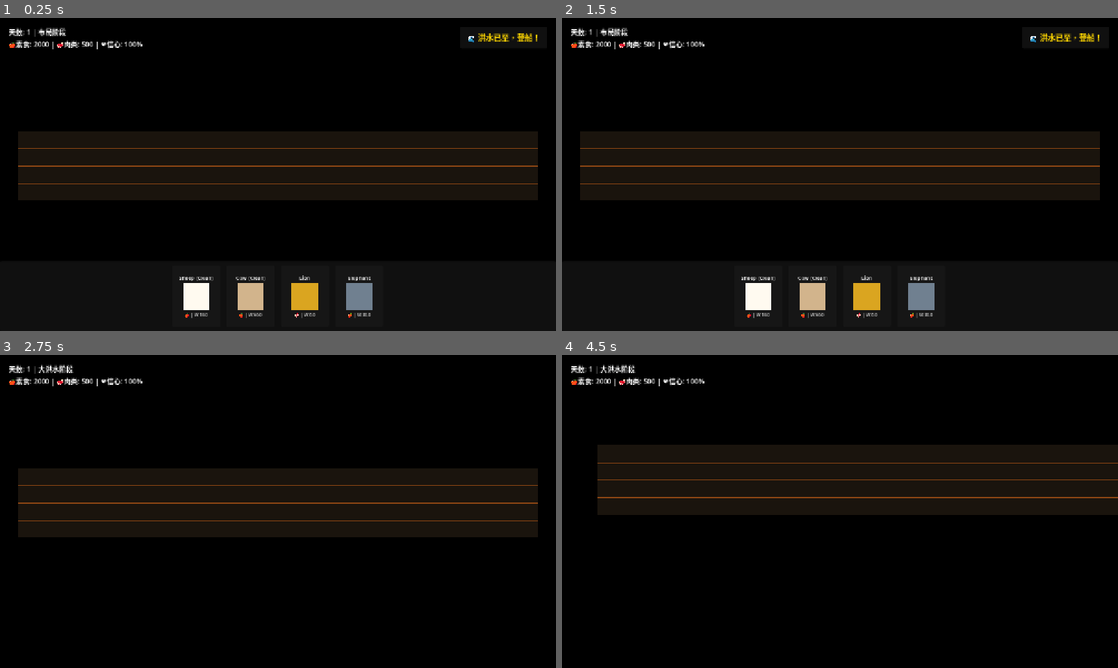
Above: before the commit, frames 1-4 (two rows, left to right).
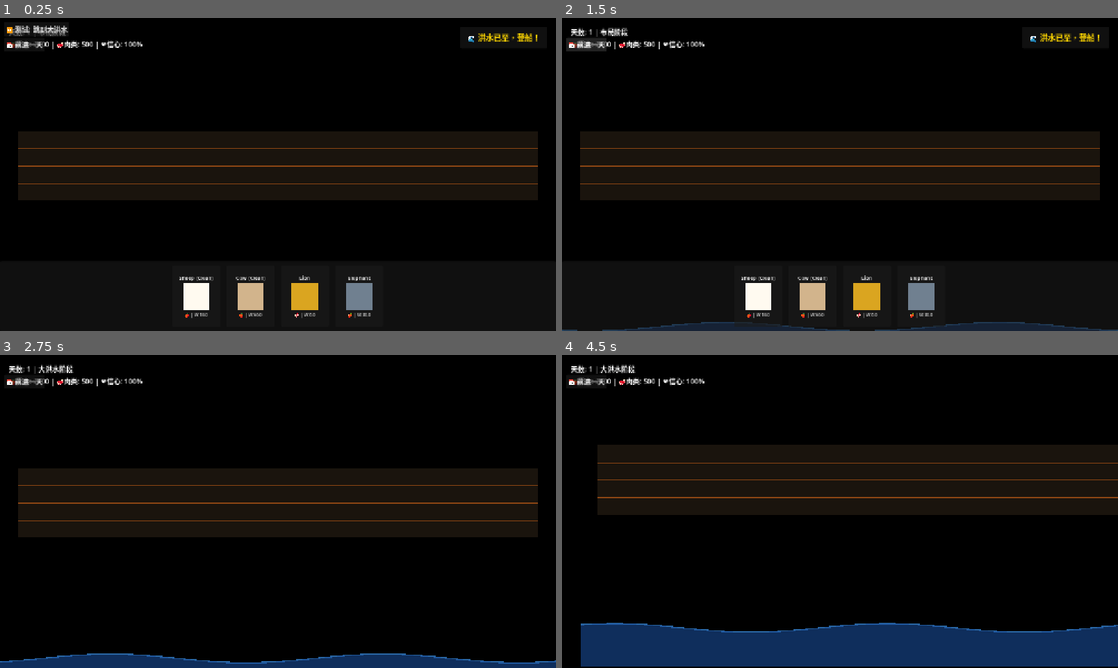
Above: after the commit, the same moments.

Repository: AirtisTech/project_covenant1
Game: Godot game, scene res://scenes/world/ark_scene.tscn
Same seed, same stepped clock (60 frames per second), same inputs: the game is played once before the commit and once after it.
Inputs (mouse positions are in pixels of both pictures, inside the frame that each line leads up to):
- Up to frame 1 (0.25 s): no input
- Up to frame 2 (1.5 s): click (600, 30) at 0.5 s, where only the run after the commit has a clickable "⏩ 测试: 跳到大洪水"; click (584, 43) at 1.25 s, where only the run after the commit has a clickable "📅 前进一天"
- Up to frame 3 (2.75 s): click "🌊 洪水已至，登船！" at 2 s
- Up to frame 4 (4.5 s): click (584, 380) at 2.75 s, where only the run after the commit has a clickable "📅 前进一天"; click (584, 380) at 3.5 s, where only the run after the commit has a clickable "📅 前进一天"; drag from (840, 511) to (895, 442) at 4.27 s

The runs differ from the first frame. In frame 1, 0.4% of the frame differs, in the area x 1-13%, y 2-10%; in frame 2, 1.7%; in frame 3, 3.4%; in frame 4, 12%, in the area x 1-100%, y 7-100%.

Commit message:
Add Phase 2: Flood system foundation
- PhaseManager: handles phase transitions (Preparation -> Deluge -> Drift)
- WaterVisual: renders rising water during flood phase
- DevTestPanel: buttons to test phase transitions

Flood mechanics:
- 40 days of flood
- Dynamic wave simulation
- Storm weather system
- Ark tilt/roll physics

Diff:
--- a/project.godot
+++ b/project.godot
@@ -21,6 +21,7 @@
 
 [autoload]
 
+PhaseManager="*res://scripts/globals/phase_manager.gd"
 TaskManager="*res://scripts/globals/task_manager.gd"
 GameManager="*res://scripts/globals/game_manager.gd"
 SelectionManager="*res://scripts/globals/selection_manager.gd"
--- a/scenes/world/ark_scene.tscn
+++ b/scenes/world/ark_scene.tscn
@@ -1,10 +1,12 @@
-[gd_scene load_steps=6 format=3 uid="uid_ark_int"]
+[gd_scene load_steps=8 format=3 uid="uid_ark_int"]
 
 [ext_resource type="Script" path="res://scripts/world/ark_system.gd" id="1_ark_sys"]
 [ext_resource type="Script" path="res://scripts/ui/hud.gd" id="2_hud"]
 [ext_resource type="Script" path="res://scripts/world/game_camera.gd" id="3_camera"]
 [ext_resource type="Script" path="res://scripts/ui/animal_selector.gd" id="4_selector"]
 [ext_resource type="Script" path="res://scripts/ui/drag_receiver.gd" id="5_drag"]
+[ext_resource type="Script" path="res://scripts/world/water_visual.gd" id="6_water"]
+[ext_resource type="Script" path="res://scripts/ui/dev_test_panel.gd" id="7_dev"]
 
 [node name="ArkInterior" type="Node2D"]
 
@@ -12,6 +14,9 @@
 position = Vector2(640, 360)
 current = true
 script = ExtResource("3_camera")
+
+[node name="WaterVisual" type="Node2D" parent="."]
+script = ExtResource("6_water")
 
 [node name="ArkSystem" type="Node2D" parent="." groups=["ark_system"]]
 script = ExtResource("1_ark_sys")
@@ -105,3 +110,10 @@
 size_flags_vertical = 3
 theme_override_constants/separation = 15
 alignment = 1
+
+[node name="DevTestPanel" type="Control" parent="CanvasLayer"]
+layout_mode = 3
+anchors_preset = 0
+offset_right = 200.0
+offset_bottom = 100.0
+script = ExtResource("7_dev")
--- /dev/null
+++ b/scripts/globals/phase_manager.gd
@@ -0,0 +1,129 @@
+extends Node
+
+# 游戏阶段管理器
+enum Phase { PREPARATION, DELUGE, DRIFT }
+
+var current_phase: Phase = Phase.PREPARATION
+var current_day: int = 1
+var phase_days: Dictionary = {
+	Phase.PREPARATION: 7,
+	Phase.DELUGE: 40,
+	Phase.DRIFT: 150
+}
+
+# 大洪水参数
+var flood_water_level: float = 0.0  # 0-1 水位
+var flood_speed: float = 0.0        # 水位上升速度
+var ark_tilt: float = 0.0          # -1 到 1 左右倾斜
+var ark_roll: float = 0.0          # 前后倾斜
+
+# 海浪参数
+var wave_time: float = 0.0
+var wave_amplitude: float = 10.0   # 海浪高度
+var wave_frequency: float = 1.0    # 海浪频率
+
+# 天气
+var weather_intensity: float = 0.0  # 0-1 暴风雨强度
+var is_storming: bool = false
+
+signal phase_changed(from: Phase, to: Phase)
+signal day_changed(day: int)
+signal flood_level_changed(level: float)
+signal ark_tilt_changed(tilt: float)
+
+func _ready():
+	print("📅 Phase: Preparation Day 1/7")
+
+func advance_day():
+	current_day += 1
+	day_changed.emit(current_day)
+
+	# 检查阶段转换
+	var days_in_phase = phase_days[current_phase]
+	if current_day > days_in_phase:
+		_change_to_next_phase()
+	else:
+		print("📅 Day ", current_day, "/", days_in_phase)
+
+func _change_to_next_phase():
+	var old_phase = current_phase
+
+	match current_phase:
+		Phase.PREPARATION:
+			current_phase = Phase.DELUGE
+			current_day = 1
+			_start_flood()
+		Phase.DELUGE:
+			current_phase = Phase.DRIFT
+			current_day = 1
+			_start_drift()
+		Phase.DRIFT:
+			# 游戏结束或循环
+			print("🎉 Game Complete!")
+
+	phase_changed.emit(old_phase, current_phase)
+	print("🔄 Phase changed to: ", _get_phase_name())
+
+func _get_phase_name() -> String:
+	match current_phase:
+		Phase.PREPARATION: return "Preparation"
+		Phase.DELUGE: return "Deluge"
+		Phase.DRIFT: return "Drift"
+		_: return "Unknown"
+
+func _start_flood():
+	print("🌊 FLOOD BEGINS! 40 days of survival...")
+	flood_water_level = 0.0
+	flood_speed = 1.0 / 40.0  # 40天涨满
+
+func _start_drift():
+	print("🛶 Entering Drift phase - 150 days to find land...")
+	flood_water_level = 1.0
+	is_storming = false
+
+func _process(delta):
+	if current_phase == Phase.DELUGE:
+		_update_flood(delta)
+		_update_waves(delta)
+		_update_weather(delta)
+		_apply_ark_motion(delta)
+
+func _update_flood(delta):
+	# 水位上升
+	flood_water_level = min(flood_water_level + flood_speed * delta, 1.0)
+	flood_level_changed.emit(flood_water_level)
+
+func _update_waves(delta):
+	wave_time += delta * wave_frequency
+	# 简单的正弦波
+
+func _update_weather(delta):
+	# 随机暴风雨
+	if randf() < 0.001:  # 小概率触发
+		is_storming = !is_storming
+		weather_intensity = randf() * 0.5 + 0.5 if is_storming else 0.0
+
+func _apply_ark_motion(delta):
+	# 基于海浪和天气计算方舟摇晃
+	var target_tilt = 0.0
+	var target_roll = 0.0
+
+	if is_storming:
+		target_tilt = sin(wave_time * 2.0) * 0.15 * weather_intensity
+		target_roll = cos(wave_time * 1.5) * 0.1 * weather_intensity
+
+	# 平滑过渡
+	ark_tilt = lerp(ark_tilt, target_tilt, delta * 2.0)
+	ark_roll = lerp(ark_roll, target_roll, delta * 2.0)
+
+	ark_tilt_changed.emit(ark_tilt)
+
+func get_water_height() -> float:
+	# 返回当前水位高度（像素）
+	return flood_water_level * 400.0
+
+func get_wave_offset(x: float) -> float:
+	# 获取指定x位置的波浪偏移
+	if current_phase == Phase.PREPARATION:
+		return 0.0
+	return sin(wave_time + x * 0.01) * wave_amplitude * (1.0 + weather_intensity)
--- /dev/null
+++ b/scripts/ui/dev_test_panel.gd
@@ -0,0 +1,33 @@
+extends Control
+
+# 测试按钮 - 用于快速测试 Phase 2
+# 正式版可以删除或隐藏
+
+var test_btn: Button
+
+func _ready():
+	# 创建测试按钮
+	test_btn = Button.new()
+	test_btn.text = "⏩ 测试: 跳到大洪水"
+	test_btn.position = Vector2(10, 10)
+	test_btn.pressed.connect(_on_test_pressed)
+	add_child(test_btn)
+
+	# 还要一个前进一天的按钮
+	var day_btn = Button.new()
+	day_btn.text = "📅 前进一天"
+	day_btn.position = Vector2(10, 45)
+	day_btn.pressed.connect(_on_day_pressed)
+	add_child(day_btn)
+
+func _on_test_pressed():
+	# 直接跳到大洪水阶段
+	PhaseManager.current_phase = PhaseManager.Phase.DELUGE
+	PhaseManager.current_day = 1
+	PhaseManager._start_flood()
+	PhaseManager.phase_changed.emit(PhaseManager.Phase.PREPARATION, PhaseManager.Phase.DELUGE)
+	test_btn.visible = false
+	print("🌊 JUMPED TO FLOOD PHASE!")
+
+func _on_day_pressed():
+	PhaseManager.advance_day()
--- /dev/null
+++ b/scripts/world/water_visual.gd
@@ -0,0 +1,67 @@
+extends Node2D
+
+# 海浪可视化 - 在大洪水阶段显示
+
+var water_surface: Line2D
+var water_fill: Polygon2D
+
+const SEGMENTS = 50
+
+func _ready():
+	visible = false
+
+	# 创建水面线条
+	water_surface = Line2D.new()
+	water_surface.width = 3.0
+	water_surface.default_color = Color(0.2, 0.5, 0.8, 0.8)
+	add_child(water_surface)
+
+	# 创建水面填充
+	water_fill = Polygon2D.new()
+	water_fill.color = Color(0.1, 0.3, 0.6, 0.6)
+	add_child(water_fill)
+
+	# 连接信号
+	PhaseManager.phase_changed.connect(_on_phase_changed)
+	PhaseManager.flood_level_changed.connect(_on_flood_changed)
+
+func _process(_delta):
+	if not visible:
+		return
+
+	_update_water()
+
+func _update_water():
+	var screen_width = get_viewport().get_visible_rect().size.x
+	var screen_height = get_viewport().get_visible_rect().size.y
+	var base_y = screen_height - PhaseManager.get_water_height()
+	var time = PhaseManager.wave_time
+
+	var points = PackedVector2Array()
+	var fill_points = PackedVector2Array()
+
+	for i in range(SEGMENTS + 1):
+		var x = (float(i) / SEGMENTS) * screen_width
+		var wave_offset = PhaseManager.get_wave_offset(x)
+		var y = base_y + wave_offset
+		points.append(Vector2(x, y))
+		fill_points.append(Vector2(x, y))
+
+	# 添加底部填充点
+	for i in range(SEGMENTS, -1, -1):
+		var x = (float(i) / SEGMENTS) * screen_width
+		fill_points.append(Vector2(x, screen_height + 50))
+
+	water_surface.points = points
+	water_fill.polygon = fill_points
+
+func _on_phase_changed(from, to):
+	if to == PhaseManager.Phase.DELUGE:
+		visible = true
+		print("🌊 Water visuals enabled!")
+	else:
+		visible = false
+
+func _on_flood_changed(level):
+	# 可以添加水位变化时的特效
+	pass
